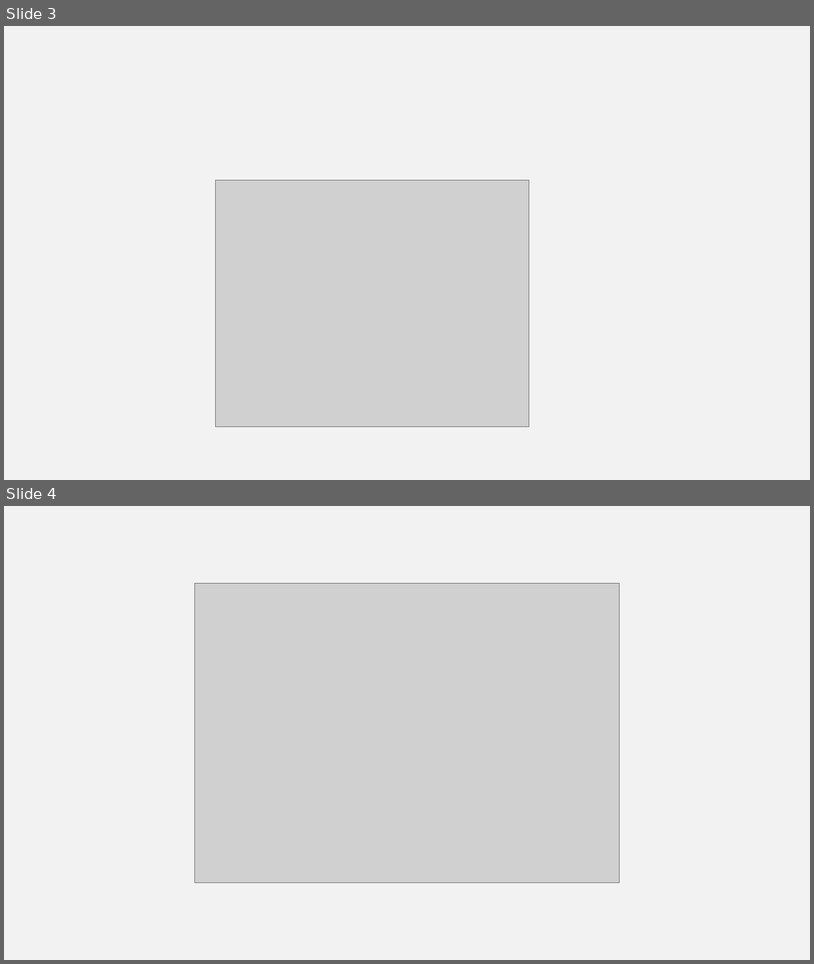
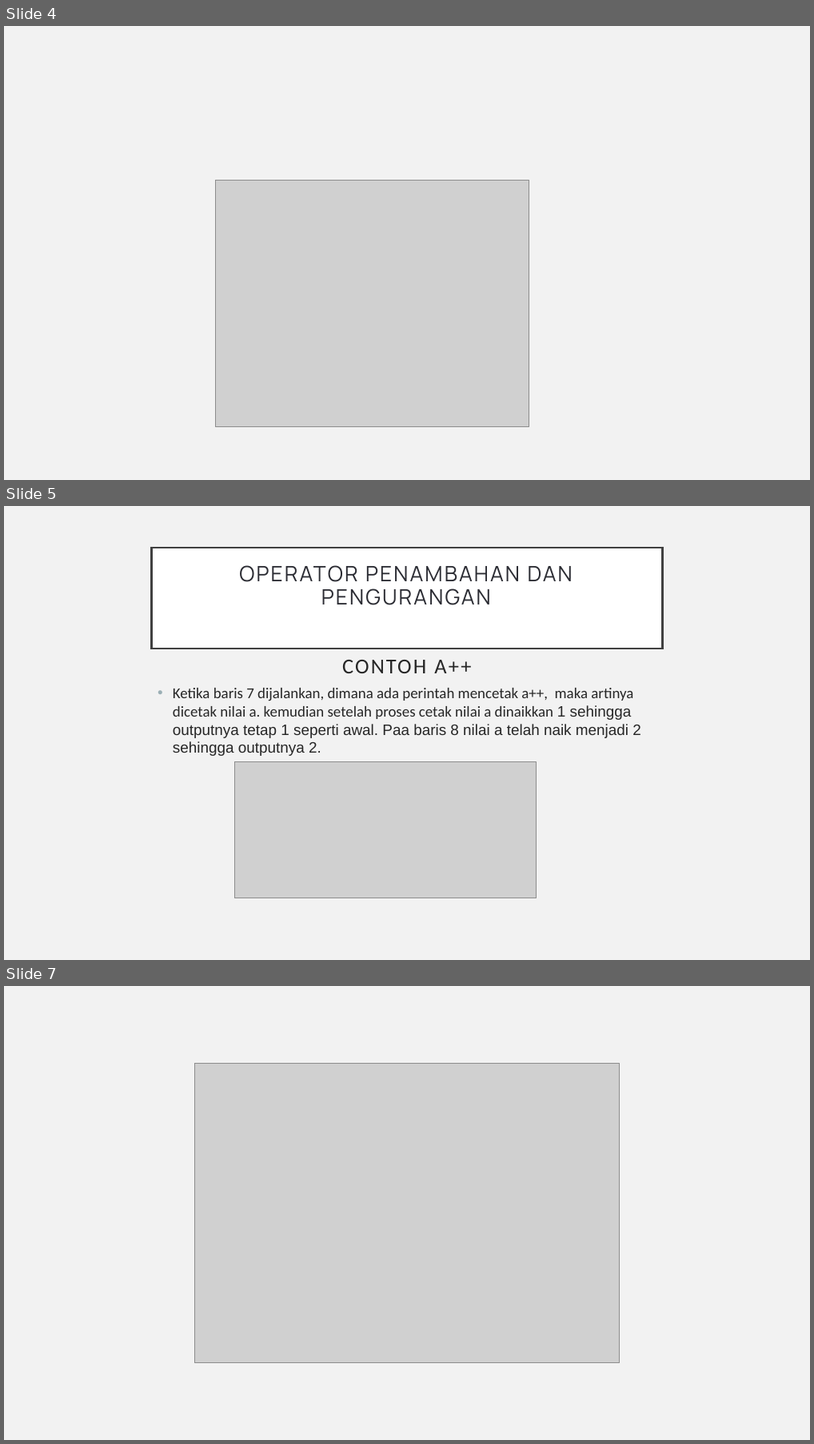
Before and after one commit to adithairun/materi-cpp, a slide deck: dunia ilkom/5 Jenis-jenis Operator Aritmatika Bahasa C++.pptx. Shown one above the other, each under a label of ours: slides 3 and 4 before the commit, slides 4, 5 and 7 after it; the slides between them are not shown. The pictures are 814x964 and 814x1444 pixels, drawn with LibreOffice and Linux fonts; fonts in the diff are those of the drawing; grey boxes stand for pictures. Boxes give left, top, right and bottom in pixels: in the first picture for what was removed or moved away, otherwise in the second. Text is boxed around its words. In the diff, an @@ line names an element or a change of style, - is before the commit and + after.

```diff
--- a/dunia ilkom/5 Jenis-jenis Operator Aritmatika Bahasa C++.pptx
+++ b/dunia ilkom/5 Jenis-jenis Operator Aritmatika Bahasa C++.pptx
@@ slide 5 added at (4, 506, 810, 960), background #F2F2F2 @@
@@ title added at (152, 548, 662, 648), fill #FFFFFF, outline #404040 2.5 pt, 25.2 pt, text #2B2C33 @@
+OPERATOR PENAMBAHAN DAN PENGURANGAN
+CONTOH A++
@@ text added at (173, 688, 642, 756), 18 pt, text #262626 @@
+• Ketika baris 7 dijalankan, dimana ada perintah mencetak a++, maka artinya dicetak nilai a. kemudian setelah proses cetak nilai a dinaikkan 1 sehingga outputnya tetap 1 seperti awal. Paa baris 8 nilai a telah naik menjadi 2 sehingga outputnya 2.
@@ picture added at (235, 761, 537, 897) @@
@@ what was slide 3 is now slide 4 @@
@@ what was slide 4 is now slide 7 @@
```
Also in this commit, not shown: 2 other slides added, 4 other files.
